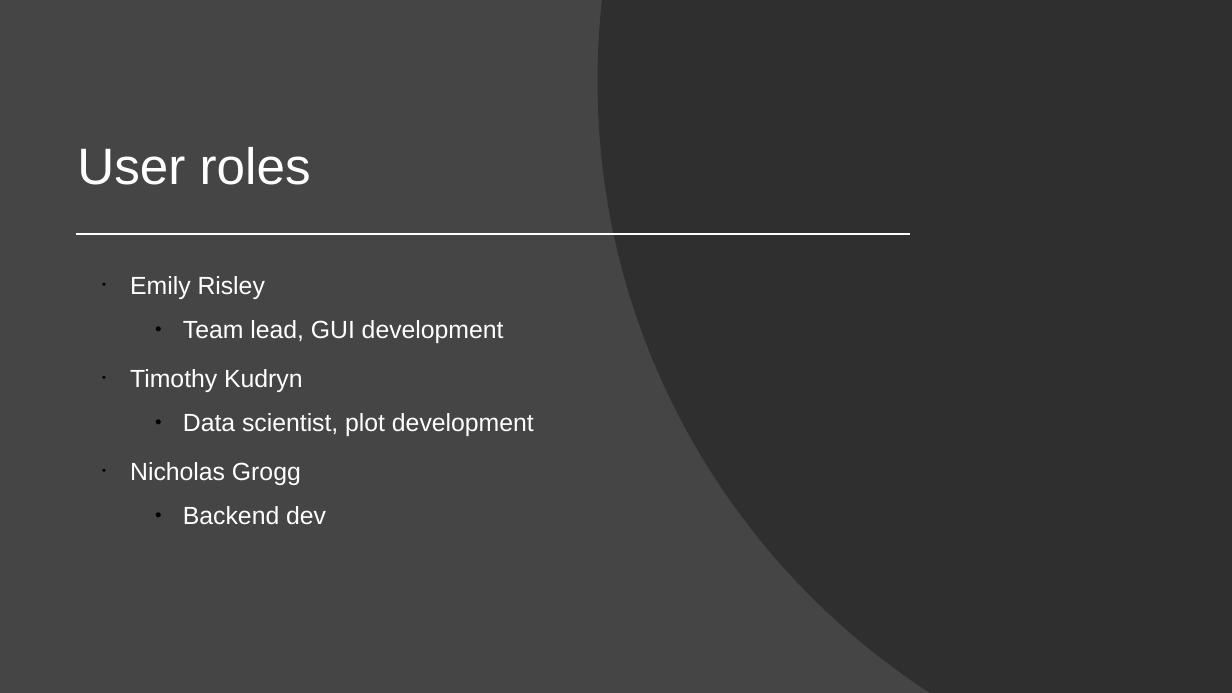
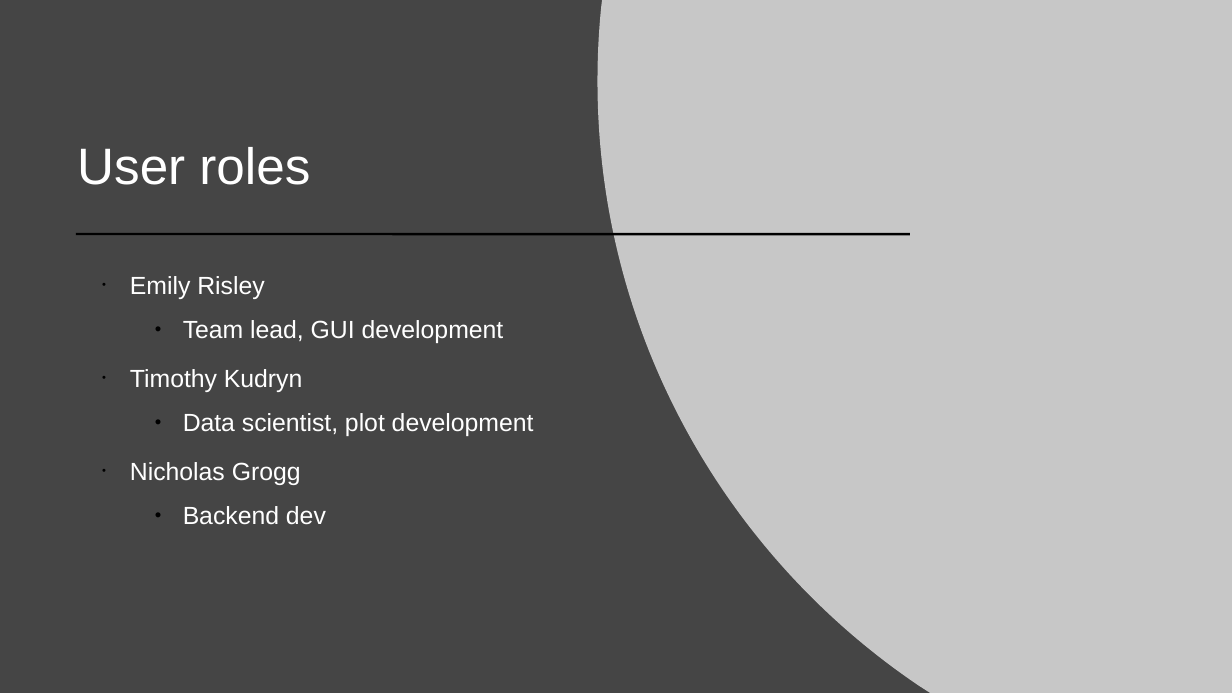
Before and after one commit to tkudryn/cs450-final, a slide deck: slide 8 of final/presentation.pptx. Drawn at 1232x693 pixels with LibreOffice and Linux fonts; fonts in the diff are those of the drawing. Boxes give left, top, right and bottom in pixels: in the first picture for what was removed or moved away, otherwise in the second. Text is boxed around its words. In the diff, an @@ line names an element or a change of style, - is before the commit and + after.

```diff
--- a/final/presentation.pptx
+++ b/final/presentation.pptx
@@ freeform shape at <box>598,0,1232,693</box>: fill #262626 at 70% opacity to #FFFFFF at 70% opacity @@
@@ line removed from (77, 234) to (909, 234) @@
@@ freeform shape added at <box>77,234,909,234</box>, outline #000000 1.5 pt @@
```
Also in this commit, not shown: 10 other slides changed.
